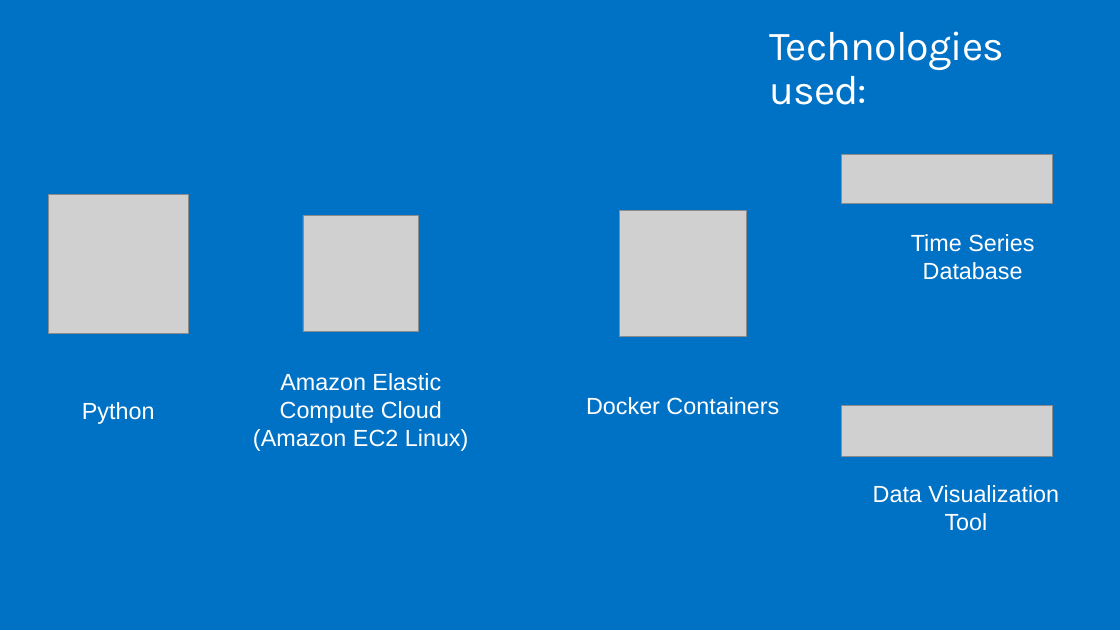
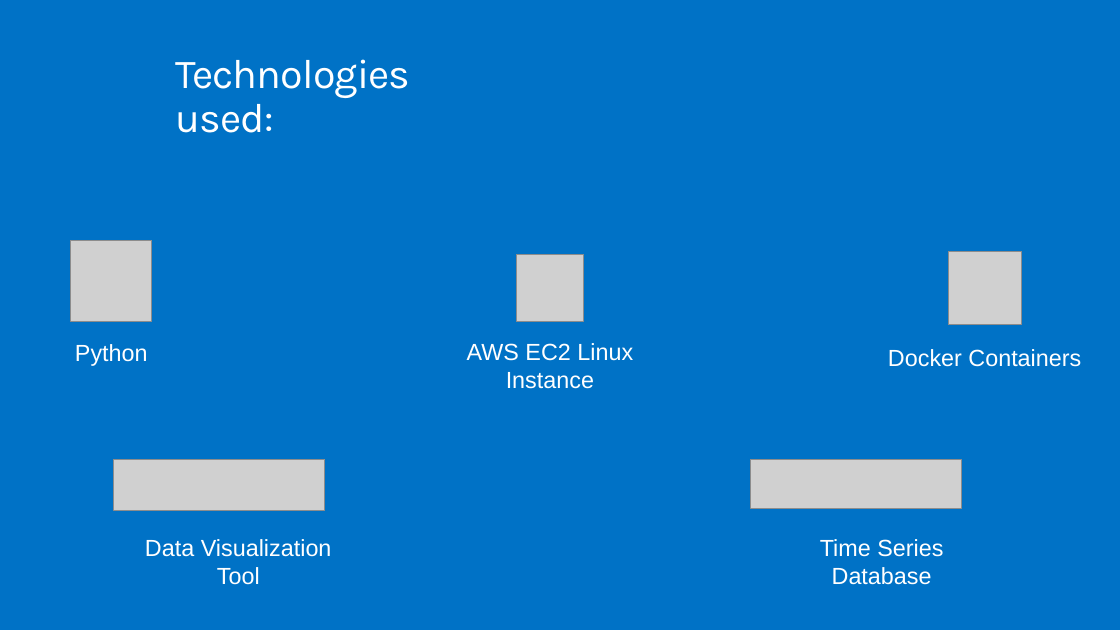
Before and after one commit to jecastrom/data_mid_bootcamp_project_classification, a slide deck: slide 5 of Mid-Bootcamp-Project-Deck-1.pptx (slide 4 before the commit). Drawn at 1120x630 pixels with LibreOffice and Linux fonts; fonts in the diff are those of the drawing; grey boxes stand for pictures; background and template pictures are left out. Boxes give left, top, right and bottom in pixels: in the first picture for what was removed or moved away, otherwise in the second. Text is boxed around its words. In the diff, an @@ line names an element or a change of style, - is before the commit and + after.

```diff
--- a/Mid-Bootcamp-Project-Deck-1.pptx
+++ b/Mid-Bootcamp-Project-Deck-1.pptx
@@ title "Technologies used:": place and size @@
-title "Technologies used:" at box(769, 31, 1004, 105)
+title "Technologies used:" at box(176, 59, 411, 133)
@@ picture removed at box(303, 216, 419, 332) @@
@@ picture removed at box(620, 210, 747, 337) @@
@@ picture: place and size @@
-picture at box(49, 194, 188, 334)
+picture at box(71, 240, 151, 321)
@@ picture added at box(517, 255, 584, 322) @@
@@ picture added at box(949, 251, 1022, 324) @@
@@ text "Python": place and size @@
-text "Python" at box(82, 402, 155, 424)
+text "Python" at box(75, 344, 148, 366)
@@ text at box(467, 343, 633, 389): text changed @@
-Amazon Elastic Compute Cloud (Amazon EC2 Linux)
+AWS EC2 Linux Instance
@@ text "Docker Containers": place and size @@
-text "Docker Containers" at box(586, 397, 779, 415)
+text "Docker Containers" at box(888, 349, 1081, 367)
@@ picture: place and size @@
-picture at box(842, 406, 1053, 457)
+picture at box(114, 460, 325, 511)
@@ picture: place and size @@
-picture at box(842, 155, 1053, 203)
+picture at box(751, 460, 962, 508)
@@ text "Data Visualization Tool": place and size @@
-text "Data Visualization Tool" at box(873, 485, 1059, 531)
+text "Data Visualization Tool" at box(145, 539, 332, 585)
@@ text "Time Series Database": place and size @@
-text "Time Series Database" at box(911, 234, 1034, 280)
+text "Time Series Database" at box(820, 539, 943, 585)
```
Also in this commit, not shown: 2 other slides changed, 1 slide added, 4 slides removed.
